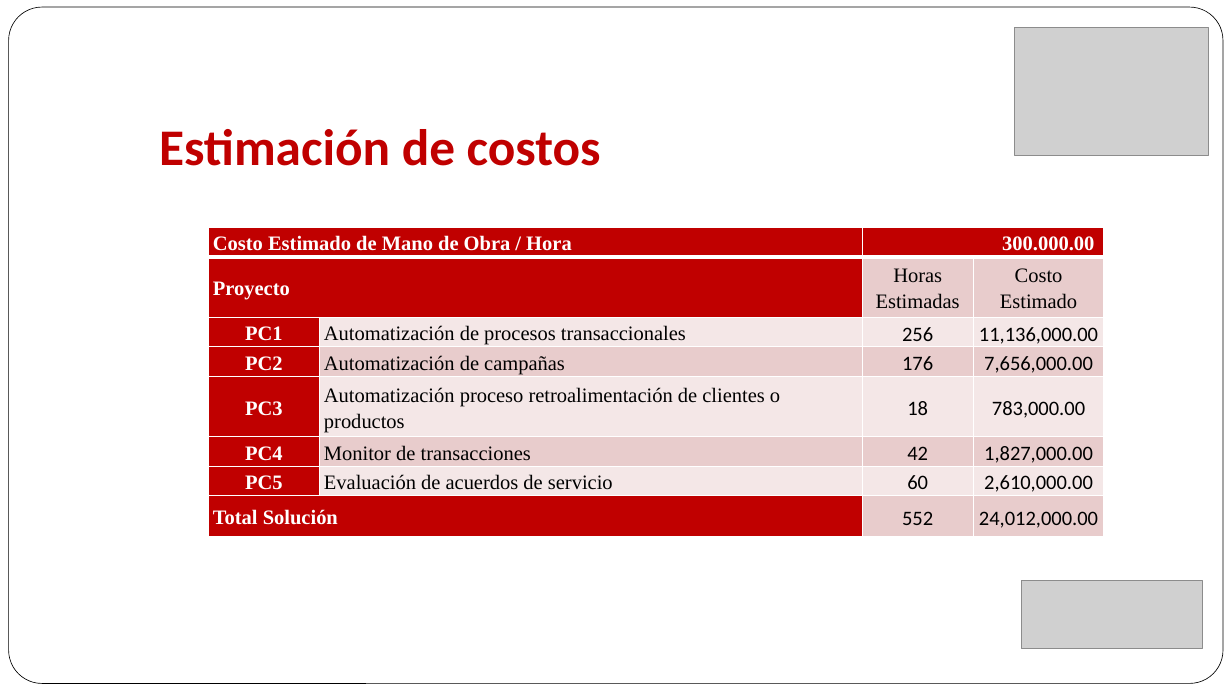
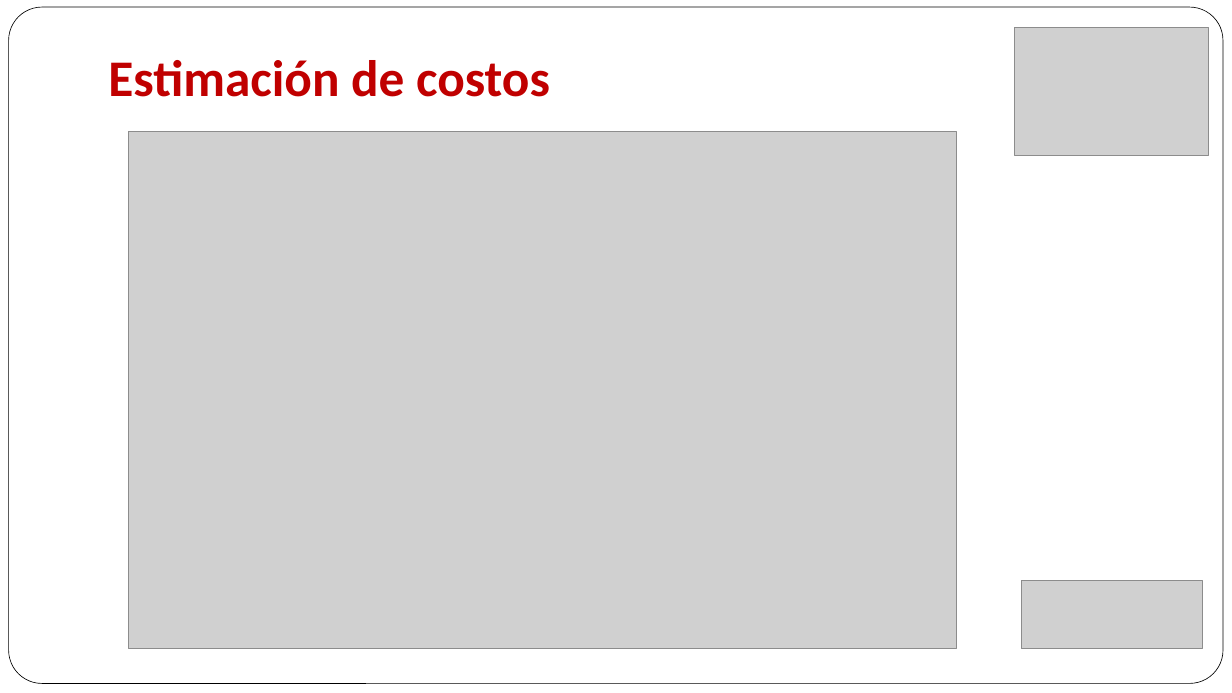
Before and after one commit to gaudisolutions/ecos, a slide deck: slide 18 of Proyecto I/Presentación/Arquitectura Objetivo MPLA.pptx. Drawn at 1232x693 pixels with LibreOffice and Linux fonts; fonts in the diff are those of the drawing; grey boxes stand for pictures. Boxes give left, top, right and bottom in pixels: in the first picture for what was removed or moved away, otherwise in the second. Text is boxed around its words. In the diff, an @@ line names an element or a change of style, - is before the commit and + after.

```diff
--- a/Proyecto I/Presentación/Arquitectura Objetivo MPLA.pptx
+++ b/Proyecto I/Presentación/Arquitectura Objetivo MPLA.pptx
@@ title "Estimación de costos": place and size @@
-title "Estimación de costos" at box(159, 129, 601, 166)
+title "Estimación de costos" at box(108, 60, 550, 97)
@@ picture added at box(128, 132, 957, 649) @@
@@ table removed at box(209, 227, 1104, 537), 8 rows, 4 columns @@
-Costo Estimado de Mano de Obra / Hora |  | 300.000.00 | 
-Proyecto |  | Horas Estimadas | Costo Estimado
-PC1 | Automatización de procesos transaccionales | 256 | 11,136,000.00
-PC2 | Automatización de campañas | 176 | 7,656,000.00
-PC3 | Automatización proceso retroalimentación de clientes o productos | 18 | 783,000.00
-PC4 | Monitor de transacciones | 42 | 1,827,000.00
-PC5 | Evaluación de acuerdos de servicio | 60 | 2,610,000.00
-Total Solución |  | 552 | 24,012,000.00
```
Also in this commit, not shown: 3 other slides changed, 1 other file.
